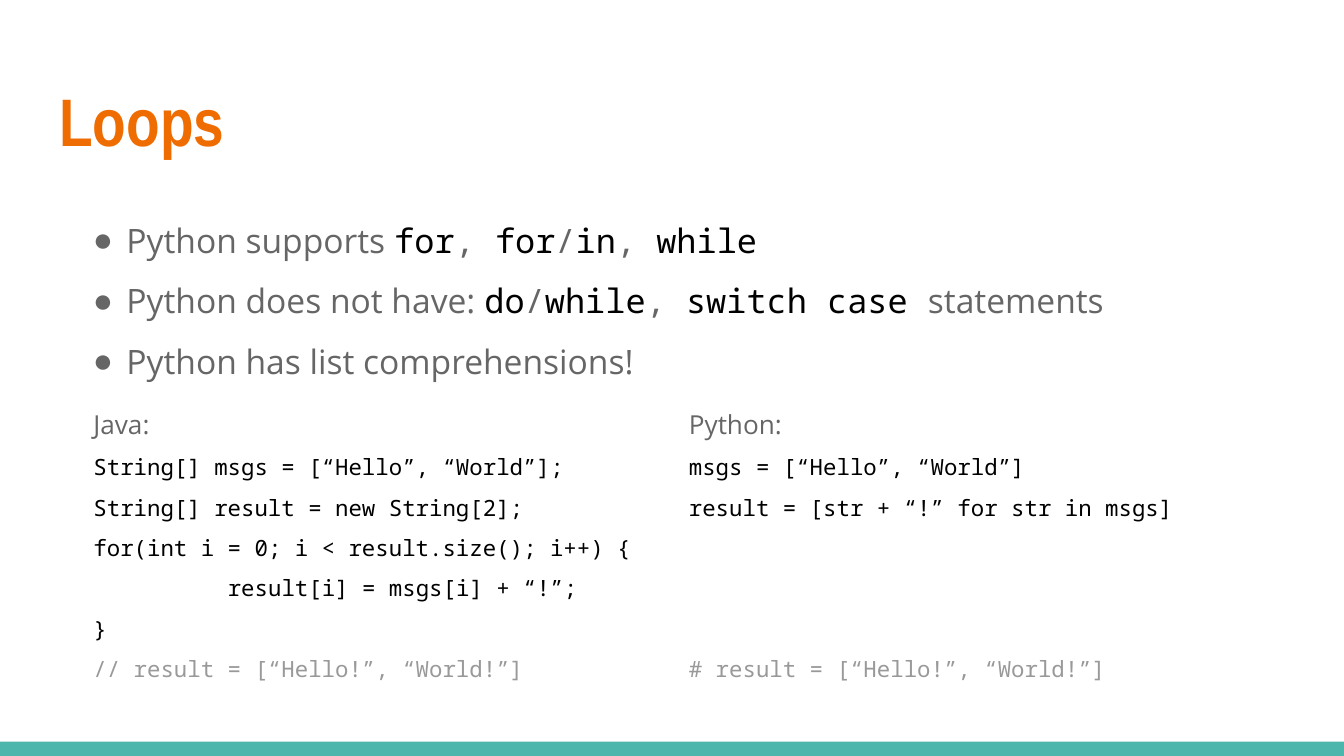
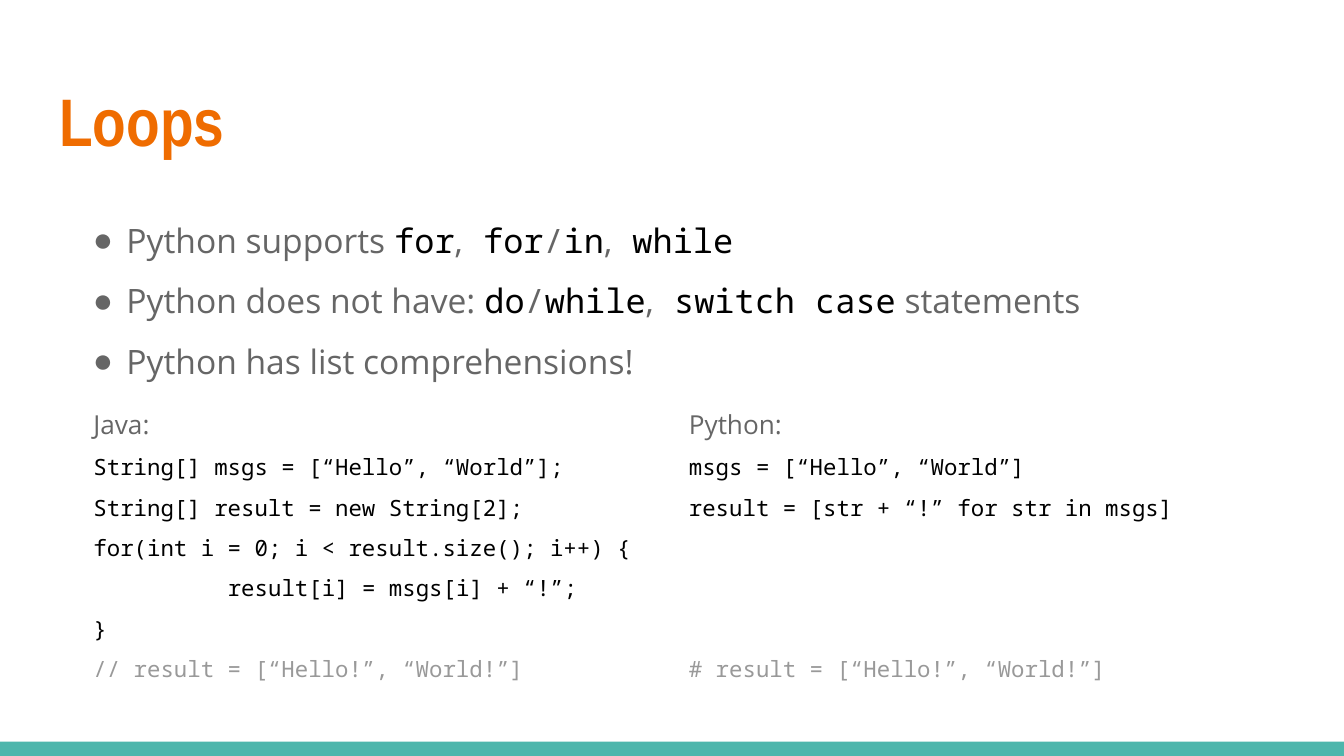
Before and after one commit to linkedin/high-school-trainee, a slide deck: slide 20 of Week_4/Lectures/4.1_Python.pptx (slide 16 before the commit). Drawn at 1344x756 pixels with LibreOffice and Linux fonts; fonts in the diff are those of the drawing. Boxes give left, top, right and bottom in pixels: in the first picture for what was removed or moved away, otherwise in the second. Text is boxed around its words. In the diff, an @@ line names an element or a change of style, - is before the commit and + after.

```diff
--- a/Week_4/Lectures/4.1_Python.pptx
+++ b/Week_4/Lectures/4.1_Python.pptx
@@ text at [126,227,1081,321]: font Noto Sans Mono to Open Sans in "for, for/in,", "do/while," @@
```
Also in this commit, not shown: 4 other slides changed, 4 slides added, 5 other files.
